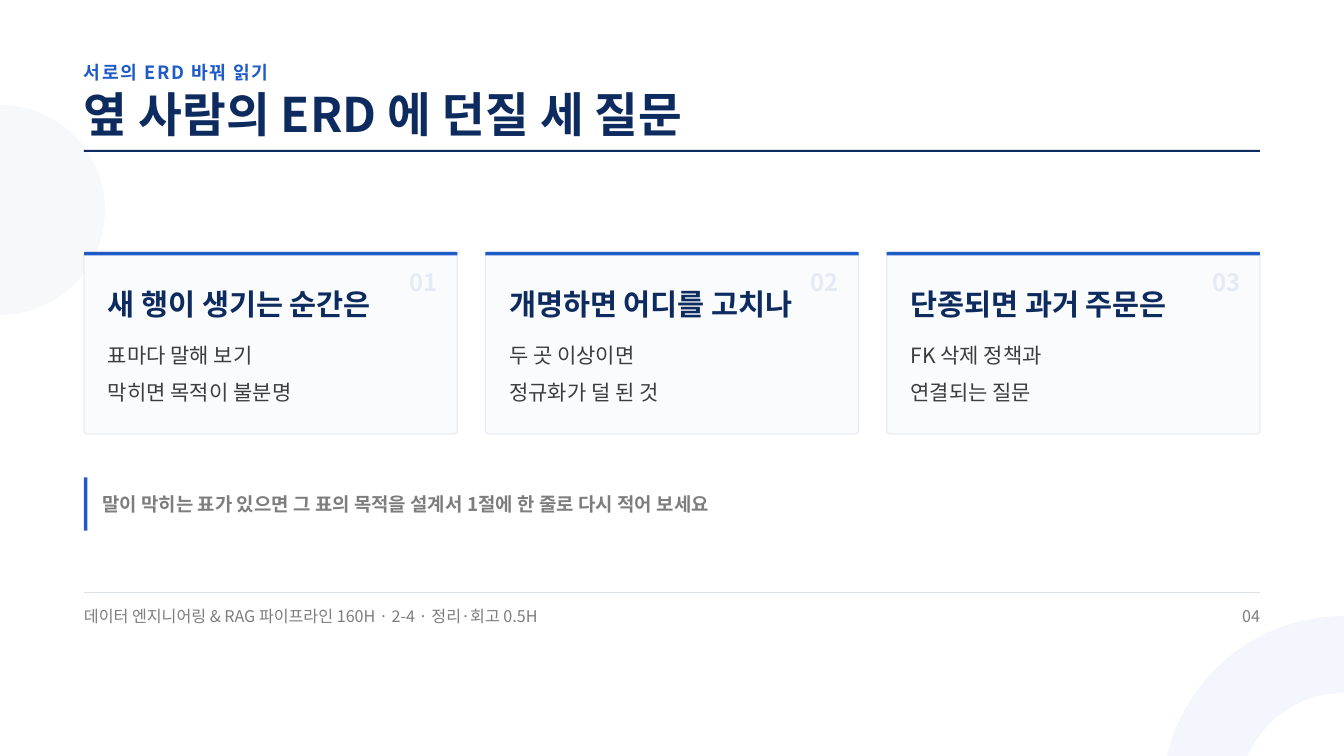
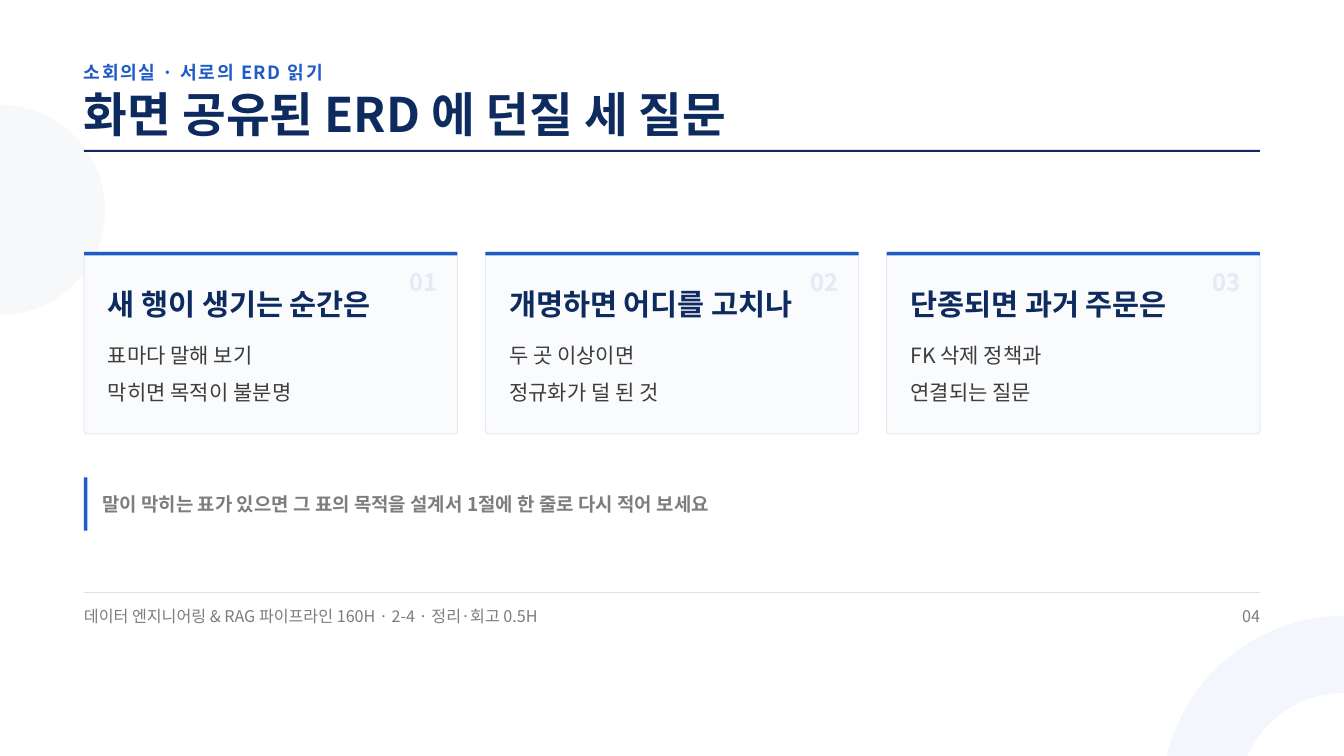
Before and after one commit to aebonlee/materials, a slide deck: slide 4 of data-eng/decks/w2d4s4.pptx. Drawn at 1344x756 pixels with LibreOffice and Linux fonts; fonts in the diff are those of the drawing. Boxes give left, top, right and bottom in pixels: in the first picture for what was removed or moved away, otherwise in the second. Text is boxed around its words. In the diff, an @@ line names an element or a change of style, - is before the commit and + after.

```diff
--- a/data-eng/decks/w2d4s4.pptx
+++ b/data-eng/decks/w2d4s4.pptx
@@ text at <box>84,63,323,81</box>: text changed @@
-서로의 ERD 바꿔 읽기
+소회의실 · 서로의 ERD 읽기
@@ text at <box>84,92,727,137</box>: text changed @@
-옆 사람의 ERD 에 던질 세 질문
+화면 공유된 ERD 에 던질 세 질문
```
Also in this commit, not shown: 4 other slides changed, 11 other files.
